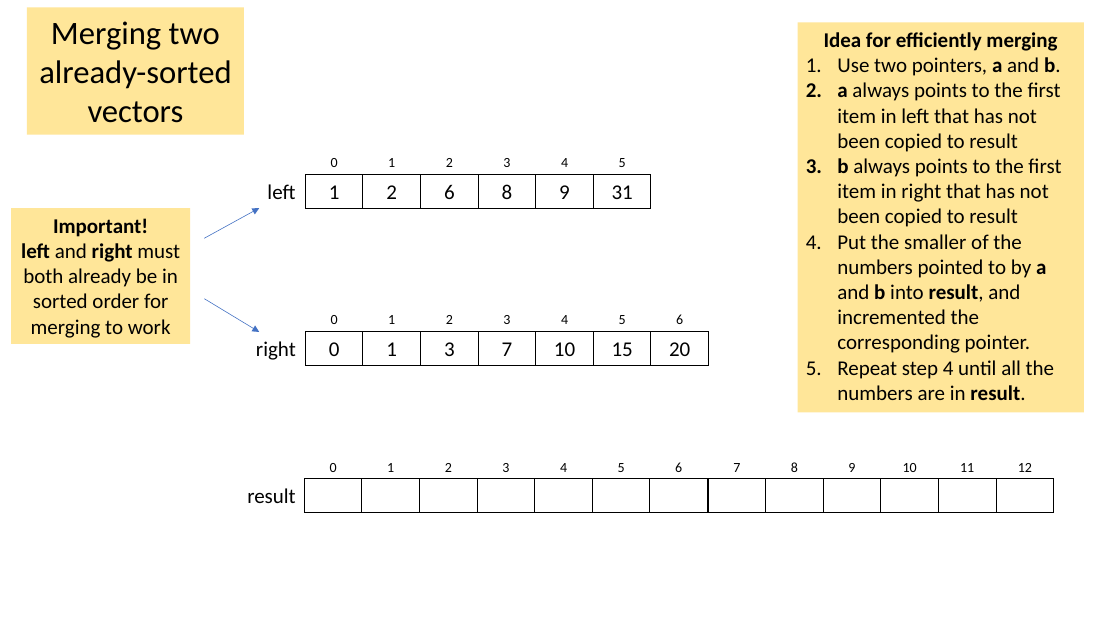
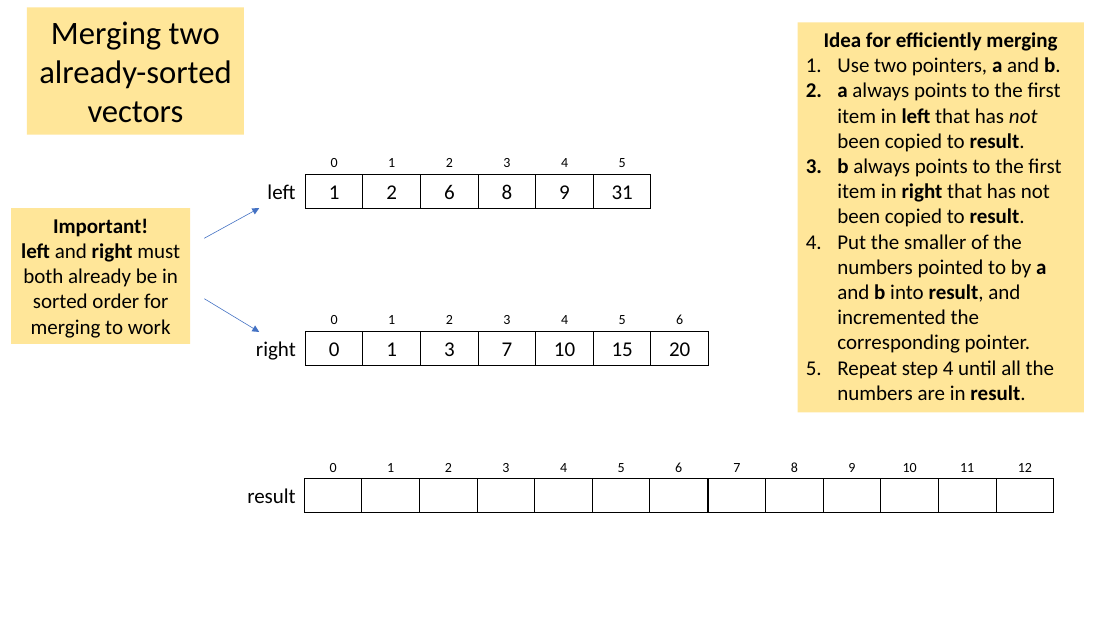
Before and after one commit to tjd1234/cmpt225fall2023, a slide deck: slide 26 of lecture_notes/week9/week9_sorting.pptx. Drawn at 1120x630 pixels with LibreOffice and Linux fonts; fonts in the diff are those of the drawing. Boxes give left, top, right and bottom in pixels: in the first picture for what was removed or moved away, otherwise in the second. Text is boxed around its words. In the diff, an @@ line names an element or a change of style, - is before the commit and + after.

```diff
--- a/lecture_notes/week9/week9_sorting.pptx
+++ b/lecture_notes/week9/week9_sorting.pptx
@@ text in rectangle at box(837, 82, 1061, 227): text changed @@
-2. a always points to the first item in left that has not been copied to result
-3. b always points to the first item in right that has not been copied to result
+2. a always points to the first item in left that has not been copied to result.
+3. b always points to the first item in right that has not been copied to result.
```
Also in this commit, not shown: 27 other slides changed, 3 slides added, 1 slide removed, 2 other files.
